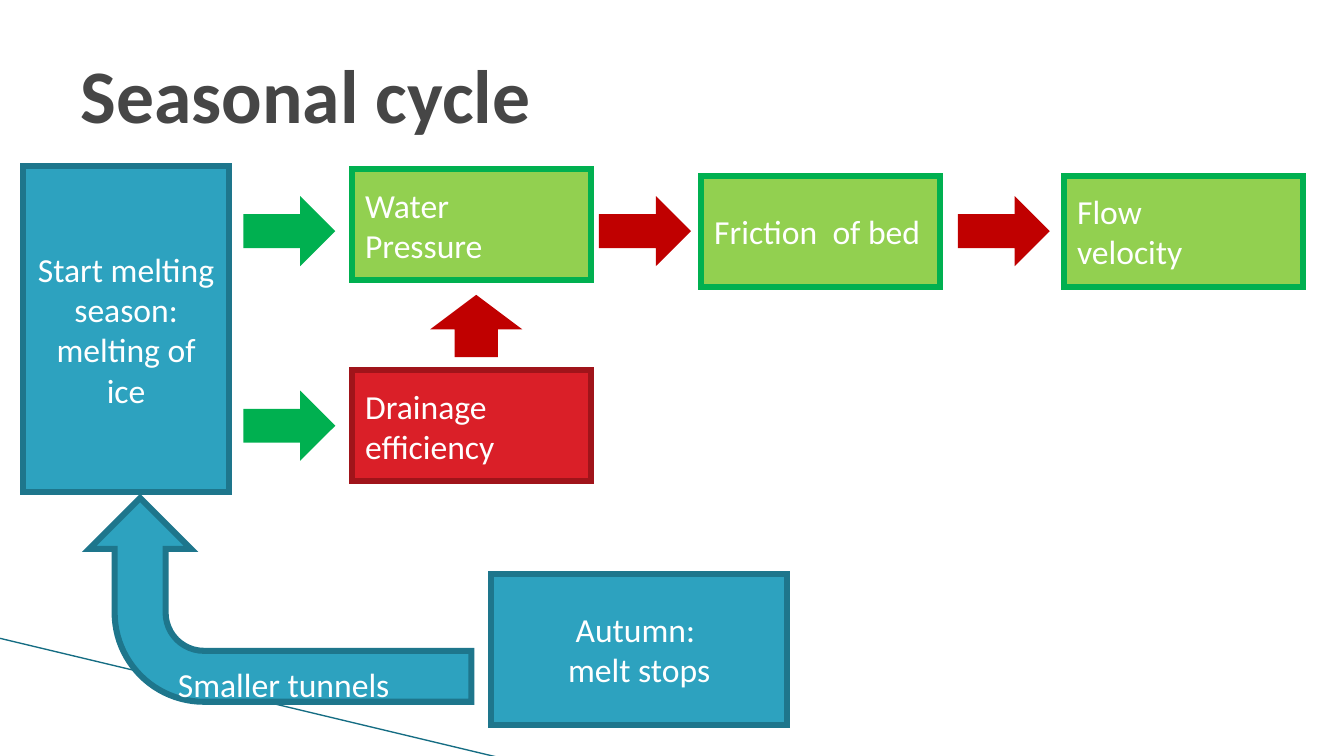
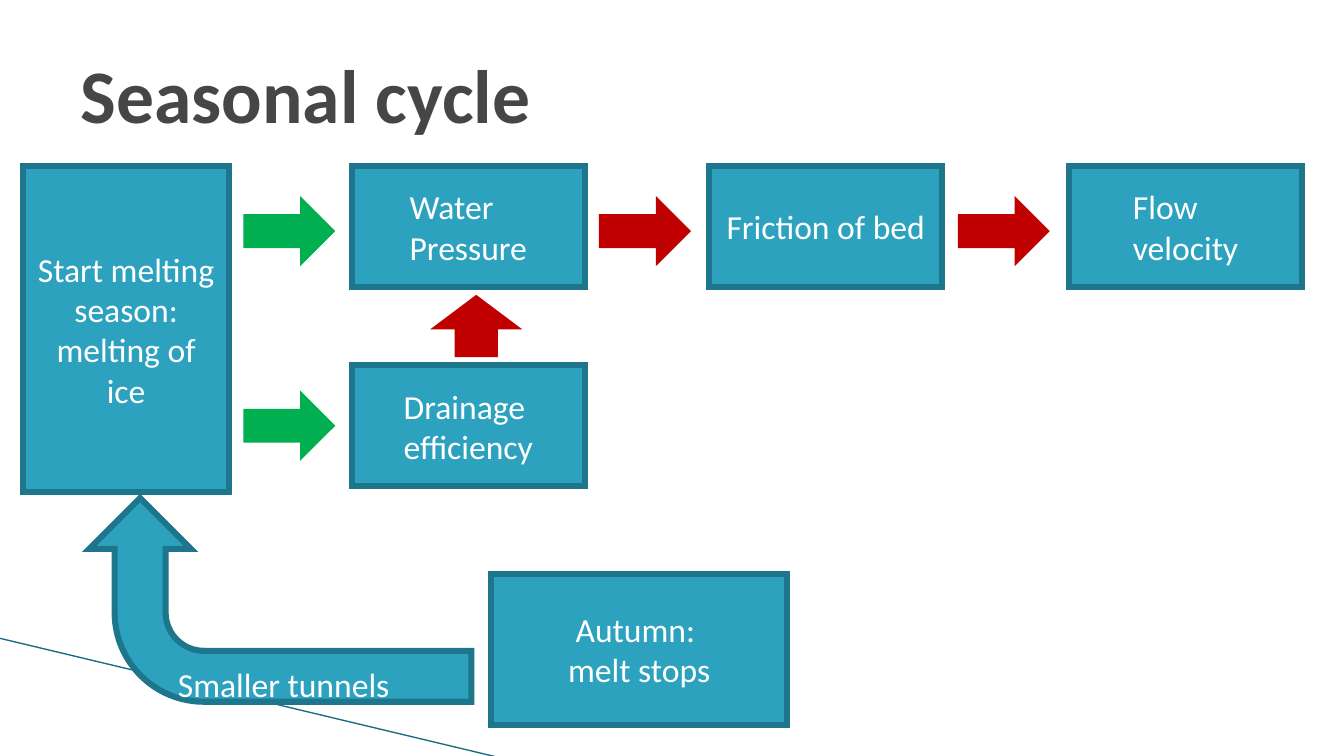
Before and after one commit to meteoNL/MAIO_project, a slide deck: slide 3 of presentatie/presentatie_maio_v4.pptx. Drawn at 1344x756 pixels with LibreOffice and Linux fonts; fonts in the diff are those of the drawing; background and template pictures are left out. Boxes give left, top, right and bottom in pixels: in the first picture for what was removed or moved away, otherwise in the second. Text is boxed around its words. In the diff, an @@ line names an element or a change of style, - is before the commit and + after.

Commit message:
ppt changed

```diff
--- a/presentatie/presentatie_maio_v4.pptx
+++ b/presentatie/presentatie_maio_v4.pptx
@@ rectangle "Water": place and size @@
-rectangle "Water" at bbox=[352, 169, 591, 280]
+rectangle "Water" at bbox=[352, 166, 585, 287]
@@ fill #92D050 to #2DA2BF; outline #00B050 4.33 pt to #1E768C 4.33 pt in 3 elements at bbox=[352, 166, 585, 287], bbox=[1069, 166, 1302, 287], bbox=[709, 166, 942, 287] @@
@@ rectangle "Friction of bed": place and size @@
-rectangle "Friction of bed" at bbox=[701, 175, 940, 286]
+rectangle "Friction of bed" at bbox=[709, 166, 942, 287]
@@ rectangle "Flow": place and size @@
-rectangle "Flow" at bbox=[1064, 175, 1303, 286]
+rectangle "Flow" at bbox=[1069, 166, 1302, 287]
@@ rectangle "Drainage efficiency": place and size @@
-rectangle "Drainage efficiency" at bbox=[352, 370, 591, 481]
+rectangle "Drainage efficiency" at bbox=[352, 366, 585, 487]
@@ rectangle "Drainage efficiency" at bbox=[352, 366, 585, 487]: fill #DA1F28 to #2DA2BF; outline #A0141A 4.33 pt to #1E768C 4.33 pt @@
@@ text in rectangle at bbox=[404, 396, 533, 465]: text changed @@
-Drainage
-efficiency
+Drainage efficiency
```
